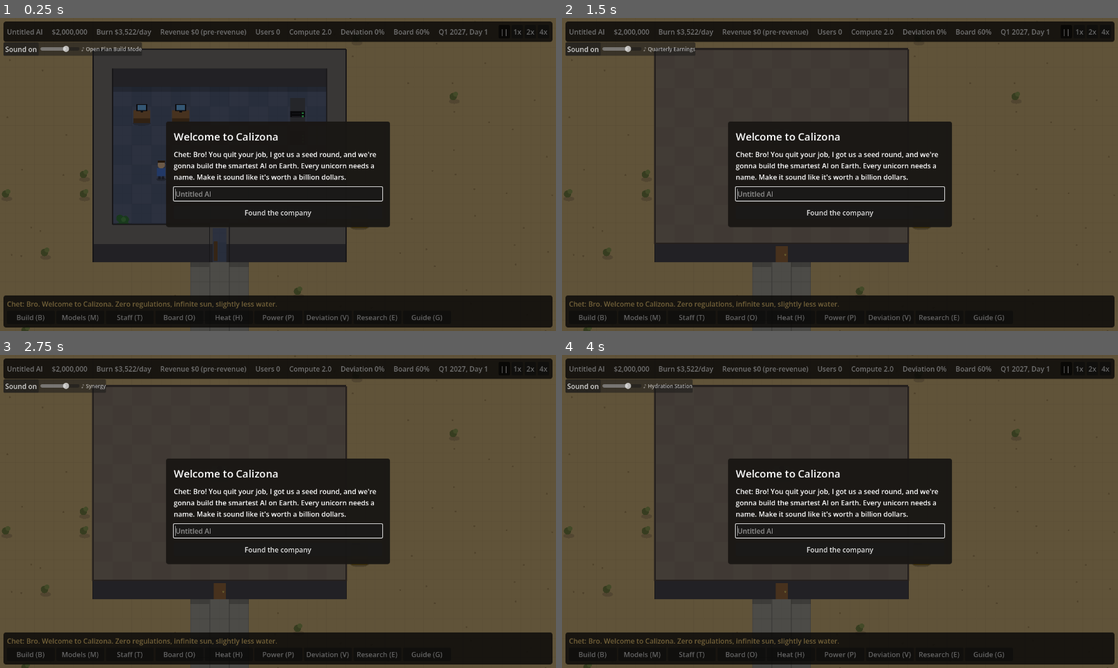
Above: before the commit, frames 1-4 (two rows, left to right).
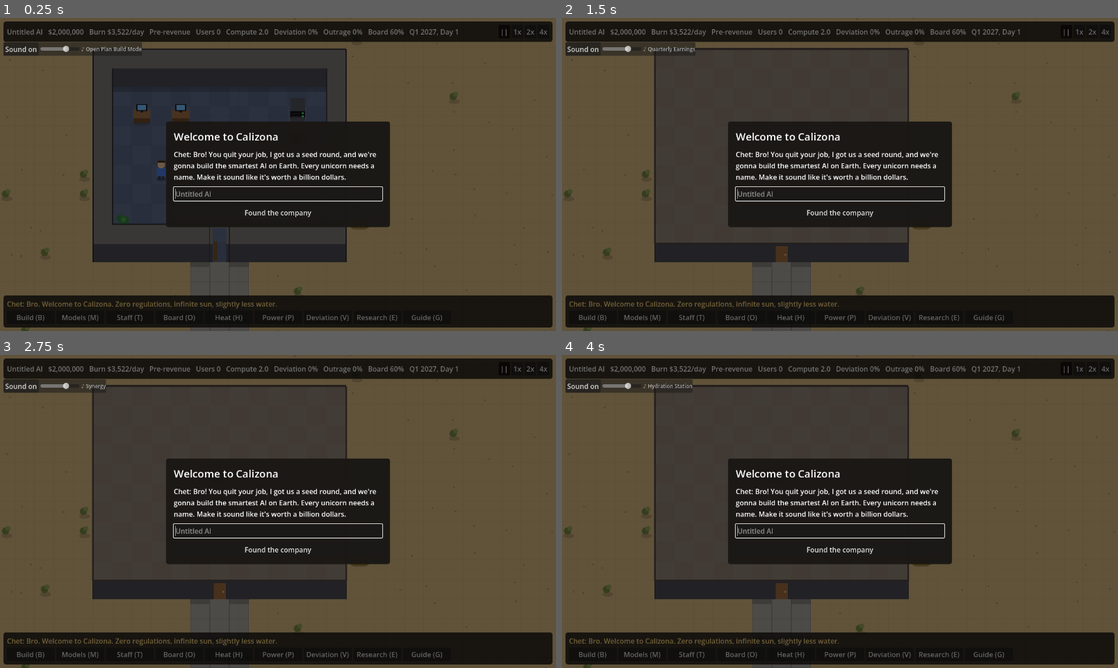
Above: after the commit, the same moments.

Repository: noahmvanderpol-source/AiTycoon
Game: Godot game, scene res://scenes/main.tscn
Two runs of this game, one before a commit and one after it. Both use one fixed random seed, a clock stepped at 60 frames per second and the inputs below.
Inputs:
- Up to frame 1 (0.25 s): no input
- Up to frame 2 (1.5 s): click "||" at 0.5 s; click "1x" at 1.25 s
- Up to frame 3 (2.75 s): click "2x" at 2 s
- Up to frame 4 (4 s): click "4x" at 2.75 s; click "Build (B)" at 3.5 s

The runs differ from the first frame. In frame 1, 0.8% of the frame differs, in the area x 8-88%, y 3-6%; in frame 2, 0.8%; in frame 3, 0.8%; in frame 4, 0.8%.

Commit message:
Add Outrage: smog drifting onto houses and farmhouses angers the neighbours
Co-Authored-By: Claude Opus 5.5 (1M context) <noreply@anthropic.com>
Claude-Session: https://claude.ai/code/session_0186w7UpNeLEpVE4kbQrDfjU

Diff:
--- a/scripts/main.gd
+++ b/scripts/main.gd
@@ -570,6 +570,7 @@
 	["Power (P)", "Racks, ACs and red-team rigs use power. The cheapest power runs first: solar, then the grid, then batte …(195 unchanged characters)…
 	["Deviation (V)", "Every rack adds Deviation, and training, cutting corners and smarter models raise the rate. Alignme …(246 unchanged characters)…
 	["Research (E)", "Researchers at desks make research points; the founders make a trickle on their own. Pick a project  …(228 unchanged characters)…
+	["Outrage", "Smog that drifts off your property onto the houses in town or the farmhouses raises Outrage, the more smog the faster. It slowly fades once the air clears. Hover a house to see its smog. Generators near your fence are the usual cause. Later, community projects on the empty town lots will lower it."],
 	["Speed", "Space pauses. The buttons top right run time at 1x, 2x or 4x. A quarter lasts 15 minutes at 1x. N mutes the music."],
 ]
 
@@ -1133,9 +1134,9 @@
 func _update_hud() -> void:
 	var q := (day - 1) / DAYS_PER_QUARTER
 	var burn := _daily_burn()
-	var revenue := "Revenue %s/day" % _money(revenue_today) if models.size() > 0 else "Revenue $0 (pre-revenue)"
-	top_label.text = "%s     %s     Burn %s/day     %s     Users %s     Compute %.1f     Deviation %d%%     Board %d%%     %s, Day %d" % [
-		company, _money(money), _money(burn), revenue, _num(int(users)), _compute_per_day(), int(deviation), confidence,
+	var revenue := "Revenue %s/day" % _money(revenue_today) if models.size() > 0 else "Pre-revenue"
+	top_label.text = "%s   %s   Burn %s/day   %s   Users %s   Compute %.1f   Deviation %d%%   Outrage %d%%   Board %d%%   %s, Day %d" % [
+		company, _money(money), _money(burn), revenue, _num(int(users)), _compute_per_day(), int(deviation), int(world.outrage), confidence,
 		_quarter_name(q), (day - 1) % DAYS_PER_QUARTER + 1]
 	_update_models_tab()
 	_update_staff_tab()
@@ -2009,7 +2010,10 @@
 				var n: Vector2i = Vector2i(x, y) + d
 				if _in_bounds(n):
 					next[n.y * GRID_W + n.x] += share
+				else:
+					world.add_smog(n, share)  # over the fence, onto the neighbours
 	smog = next
+	world.tick_smog()
 
 
 # The Pollution meter, 0-100: the air on the worst tile.
--- a/scripts/world.gd
+++ b/scripts/world.gd
@@ -47,7 +47,16 @@
 		Color(0.88, 0.74, 0.6), Color(0.8, 0.78, 0.66), Color(0.68, 0.72, 0.6)]
 const ROOF_COLORS := [Color(0.62, 0.33, 0.25), Color(0.45, 0.42, 0.4), Color(0.55, 0.45, 0.35)]
 
+# Outrage, 0-100: smog drifting off your property onto houses and farmhouses angers the neighbours.
+const OUTRAGE_PER_SMOG := 0.03  # per step, per point of smog on the worst tile of each home
+const OUTRAGE_DECAY := 0.02  # per step (8 a day), as people find something else to be mad about
+const SMOG_SPREAD := 0.5  # same drift as on your property
+const SMOG_DECAY := 0.015
+
 var _time := 0.0
+var outrage := 0.0
+var smog := {}  # Vector2i -> smog on tiles off your property (sparse, 0-100)
+var _outrage_warned := false
 
 
 func _process(delta: float) -> void:
@@ -56,6 +65,65 @@
 	if cam:  # don't let the view wander off the edge of the map
 		cam.position = cam.position.clamp(Vector2(WORLD.position) * TILE, Vector2(WORLD.end) * TILE)
 	queue_redraw()
+
+
+# --- Smog and Outrage -----------------------------------------------------------
+
+# Smog that drifts over your fence (main.gd's spread hands it over).
+func add_smog(t: Vector2i, v: float) -> void:
+	if WORLD.has_point(t) and not PROP.has_point(t):
+		smog[t] = minf(smog.get(t, 0.0) + v, 100.0)
+
+
+func smog_at(t: Vector2i) -> float:
+	return smog.get(t, 0.0)
+
+
+# One step of drift, then the neighbours react. Called with each power/heat step.
+func tick_smog() -> void:
+	var next := {}
+	for t in smog:
+		var v: float = smog[t] * (1.0 - SMOG_DECAY)
+		var share := v * SMOG_SPREAD / 4.0
+		next[t] = next.get(t, 0.0) + v - share * 4.0
+		for d in [Vector2i(1, 0), Vector2i(-1, 0), Vector2i(0, 1), Vector2i(0, -1)]:
+			var n: Vector2i = t + d
+			if WORLD.has_point(n) and not PROP.has_point(n):  # what drifts back over the fence or off the map is lost
+				next[n] = next.get(n, 0.0) + share
+	smog = {}
+	for t in next:
+		if next[t] >= 0.01:
+			smog[t] = next[t]
+	var rise := 0.0
+	for lot in LOTS:
+		if lot.kind == "house":
+			rise += _worst_smog(lot.r) * OUTRAGE_PER_SMOG
+	for fr in FARMHOUSES:
+		rise += _worst_smog(fr) * OUTRAGE_PER_SMOG
+	outrage = clampf(outrage + rise - OUTRAGE_DECAY, 0.0, 100.0)
+	if outrage >= 25.0 and not _outrage_warned:
+		_outrage_warned = true
+		get_parent()._chet("Bro, the neighbours can taste our generators. %s is mad. Outrage is in the Guide (G)." % TOWN)
+	elif outrage < 10.0:
+		_outrage_warned = false
+
+
+func _worst_smog(r: Rect2i) -> float:
+	var worst := 0.0
+	if smog.is_empty():
+		return worst
+	for x in range(r.position.x, r.end.x):
+		for y in range(r.position.y, r.end.y):
+			worst = maxf(worst, smog.get(Vector2i(x, y), 0.0))
+	return worst
+
+
+func _home_rect(t: Vector2i) -> Rect2i:
+	var i := _farmhouse_at(t)
+	if i >= 0:
+		return FARMHOUSES[i]
+	var lot := _lot_at(t)
+	return lot.r if not lot.is_empty() else Rect2i(t, Vector2i.ONE)
 
 
 # --- What's where -------------------------------------------------------------
@@ -116,6 +184,16 @@
 
 # Hover text for anything off your property.
 func describe(t: Vector2i) -> String:
+	var text := _describe_kind(t)
+	var kind := kind_at(t)
+	if kind == "house" or kind == "farmhouse":
+		text += "\nSmog: %d" % int(_worst_smog(_home_rect(t)))
+	elif smog_at(t) >= 1.0:
+		text += "\nSmog: %d" % int(smog_at(t))
+	return text
+
+
+func _describe_kind(t: Vector2i) -> String:
 	match kind_at(t):
 		"canal", "bank":
 			return "Calizona Aqueduct Canal\nNorthern edge of the map\nWater rights: lobbying needed (later)"
@@ -177,6 +255,18 @@
 		if vis.intersects(lot.r):
 			call("_draw_" + lot.kind, lot.r)
 	_draw_signs(vis)
+	_draw_smog(a, b)
+
+
+func _draw_smog(a: Vector2i, b: Vector2i) -> void:
+	if smog.is_empty():
+		return
+	var main := get_parent()
+	var strength := 1.0 if main.side_panel.visible and main.tabs.current_tab == 4 else 0.35  # as on your property
+	for t in smog:
+		var v: float = smog[t]
+		if v > 0.5 and t.x >= a.x and t.y >= a.y and t.x < b.x and t.y < b.y:
+			draw_rect(_rect(t), Color(0.35, 0.28, 0.2, clampf(v / 50.0, 0.0, 0.7) * strength))
 
 
 func _rect(t: Vector2i) -> Rect2:
Not shown, changed: README.md
